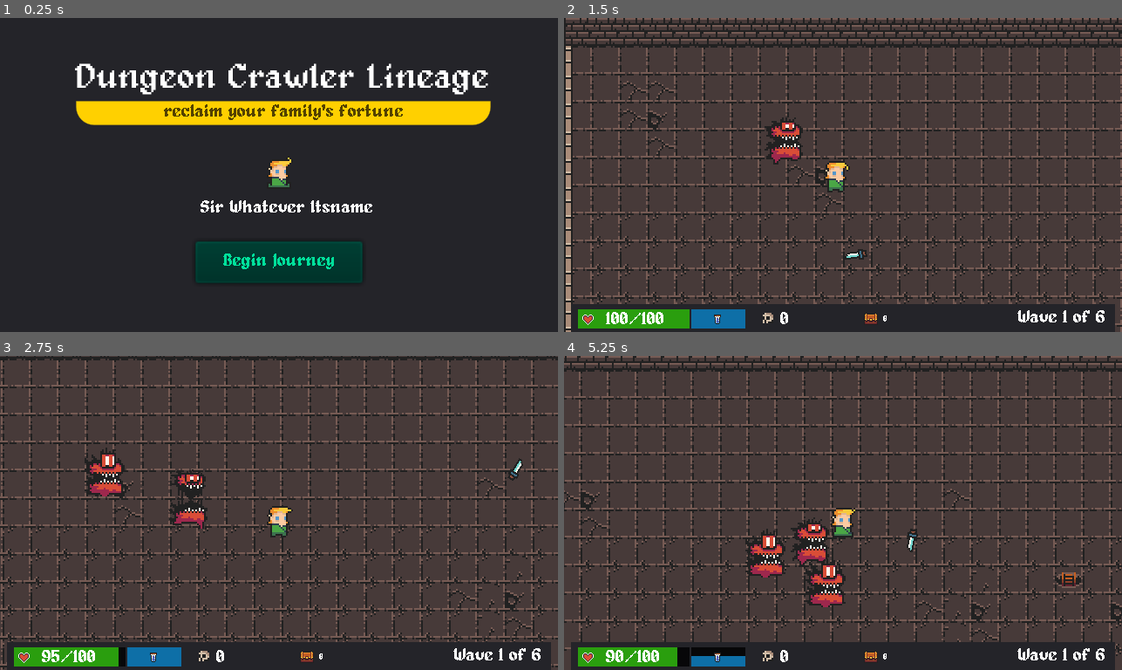
Above: before the commit, frames 1-4 (two rows, left to right).
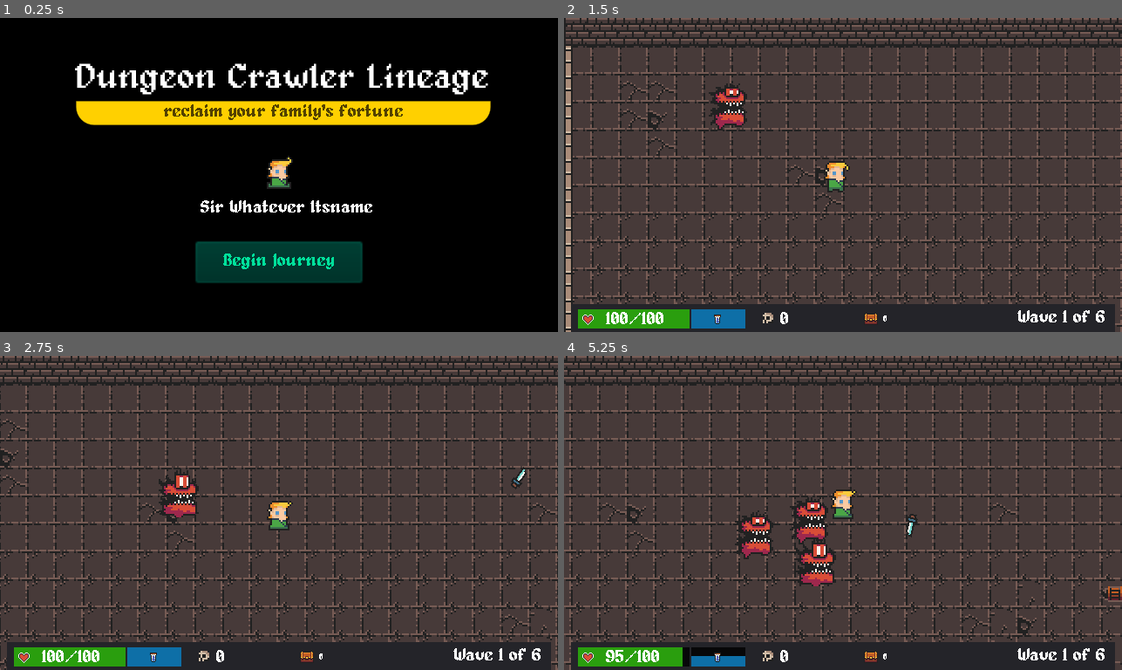
Above: after the commit, the same moments.

Repository: sandroscosta/uevora-dungeon-legacy
Game: Godot game, scene res://src/scenes/StartScreen.tscn
Two runs of this game, one before a commit and one after it. Both use one fixed random seed, a clock stepped at 60 frames per second and the inputs below.
Inputs (mouse positions are in pixels of both pictures, inside the frame that each line leads up to):
- Up to frame 1 (0.25 s): no input
- Up to frame 2 (1.5 s): click "Begin Journey" at 0.5 s; click (843, 203) at 1.25 s, where only the run after the commit has a clickable "HARD"
- Up to frame 3 (2.75 s): move the mouse to (401, 497) at 2.02 s; press the mouse at (401, 497) at 2.03 s; hold Right (ui_right) from 2.03 s (still down)
- Up to frame 4 (5.25 s): move the mouse to (731, 528) at 2.77 s; release Right (ui_right) at 2.78 s; release the mouse at (731, 528) at 2.78 s; hold Down (ui_down) 2.78-3.53 s; right-click (731, 528) at 2.85 s; move the mouse to (898, 443) at 3.52 s; press the mouse at (898, 443) at 3.53 s; hold Right (ui_right) 3.53-4.28 s; move the mouse to (815, 575) at 4.27 s; release the mouse at (815, 575) at 4.28 s; hold Up (ui_up) 4.28-5.03 s; right-click (815, 575) at 4.35 s; move the mouse to (1010, 560) at 5.02 s; press the mouse at (1010, 560) at 5.03 s; hold Left (ui_left) from 5.03 s (still down)

The runs differ from the first frame. In frame 1, 87% of the frame differs, in the area x 0-100%, y 0-100%; in frame 2, 1.5%; in frame 3, 34%; in frame 4, 34%.

Commit message:
feat: add game difficulty selection

Diff:
--- a/src/scenes/Game.tscn
+++ b/src/scenes/Game.tscn
@@ -27,7 +27,7 @@
 autostart = true
 
 [node name="ManaSpawnTimer" type="Timer" parent="."]
-wait_time = 10.0
+wait_time = 6.0
 autostart = true
 
 [connection signal="timeout" from="EnemySpawnTimer" to="." method="_on_EnemySpawnTimer_timeout"]
--- a/src/scenes/ManaFlask.tscn
+++ b/src/scenes/ManaFlask.tscn
@@ -4,7 +4,7 @@
 [ext_resource path="res://src/scripts/ManaFlask.gd" type="Script" id=2]
 
 [sub_resource type="RectangleShape2D" id=1]
-extents = Vector2( 4, 5.5 )
+extents = Vector2( 6, 7.5 )
 
 [node name="ManaFlask" type="Area2D"]
 script = ExtResource( 2 )
--- a/src/scenes/StartScreen.tscn
+++ b/src/scenes/StartScreen.tscn
@@ -1,8 +1,11 @@
-[gd_scene load_steps=6 format=2]
+[gd_scene load_steps=9 format=2]
 
 [ext_resource path="res://assets/fonts/alagard.ttf" type="DynamicFontData" id=1]
 [ext_resource path="res://assets/sprites/frames/elf_m_hit_anim_f0.png" type="Texture" id=2]
 [ext_resource path="res://src/scripts/StartScreen.gd" type="Script" id=3]
+
+[sub_resource type="StyleBoxFlat" id=3]
+bg_color = Color( 0, 0, 0, 1 )
 
 [sub_resource type="DynamicFont" id=1]
 size = 20
@@ -13,6 +16,19 @@
 corner_radius_bottom_right = 10
 corner_radius_bottom_left = 10
 
+[sub_resource type="StyleBoxFlat" id=4]
+bg_color = Color( 0, 0, 0, 0.882353 )
+border_width_top = 2
+border_width_bottom = 2
+border_color = Color( 1, 0.819608, 0, 1 )
+corner_radius_top_left = 10
+corner_radius_top_right = 10
+corner_radius_bottom_right = 10
+corner_radius_bottom_left = 10
+
+[sub_resource type="StyleBoxFlat" id=5]
+bg_color = Color( 0.137255, 0.137255, 0.137255, 1 )
+
 [node name="StartScreen" type="Control"]
 anchor_right = 1.0
 anchor_bottom = 1.0
@@ -21,6 +37,7 @@
 [node name="BackgroundPanel" type="Panel" parent="."]
 margin_right = 320.0
 margin_bottom = 181.0
+custom_styles/panel = SubResource( 3 )
 
 [node name="LabelYouDied" type="Label" parent="."]
 margin_left = 43.0
@@ -67,4 +84,31 @@
 custom_colors/font_color = Color( 0.333333, 0.262745, 0, 1 )
 text = "reclaim your family's fortune"
 
+[node name="DifficultyOption" type="Panel" parent="."]
+visible = false
+margin_left = 75.0
+margin_top = 17.0
+margin_right = 244.0
+margin_bottom = 162.0
+custom_styles/panel = SubResource( 4 )
+
+[node name="EasyButton" type="Button" parent="DifficultyOption"]
+margin_left = 47.0
+margin_top = 50.0
+margin_right = 122.0
+margin_bottom = 66.0
+custom_styles/normal = SubResource( 5 )
+text = "EASY"
+flat = true
+
+[node name="HardButton" type="Button" parent="DifficultyOption"]
+margin_left = 47.0
+margin_top = 82.0
+margin_right = 122.0
+margin_bottom = 98.0
+text = "HARD"
+flat = true
+
 [connection signal="pressed" from="StartButton" to="." method="_on_StartButton_pressed"]
+[connection signal="pressed" from="DifficultyOption/EasyButton" to="." method="_on_EasyButton_pressed"]
+[connection signal="pressed" from="DifficultyOption/HardButton" to="." method="_on_HardButton_pressed"]
--- a/src/scripts/Game.gd
+++ b/src/scripts/Game.gd
@@ -27,7 +27,7 @@
 
 func _on_ManaSpawnTimer_timeout():
 	var flask = ManaFlask.instance()
-	flask.position = Vector2(rng.randi_range(50, 200), rng.randi_range(50, 200))
+	flask.position = Vector2(rng.randi_range(50, 450), rng.randi_range(50, 180))
 	add_child(flask)
 
 
--- a/src/scripts/GameState.gd
+++ b/src/scripts/GameState.gd
@@ -1,18 +1,23 @@
 extends Node
 
 const MAX_ROUND_ENEMIES = 5
+const DEFAULT_MANA_VALUE = 2
+
+enum Difficulty {EASY, HARD}
 
 var random = RandomNumberGenerator.new()
 
 var player_hp: int = 100
 var _player_max_hp: int = 100 setget set_max_hp, get_max_hp
 var player_mana: int = 10
+var mana_value: int = DEFAULT_MANA_VALUE
 var treasure: int = 0
 var wave: int = 0
 var max_waves: int = 6
 var enemies_killed: int = 0
 var wave_enemy_kills: int = 0
 var spawn_num_enemies: int = MAX_ROUND_ENEMIES
+var game_difficulty = Difficulty.EASY
 
 var possible_titles = ["Captain", "Seaman", "King", "Sir", "Doctor", "Gunman"]
 var possible_first_names = ["Smartpants", "Christ", "Phasma", "Buhuu", "Pastry", "Wineman", "Vice"]
--- a/src/scripts/ManaFlask.gd
+++ b/src/scripts/ManaFlask.gd
@@ -1,9 +1,6 @@
 extends Area2D
 
-
-var mana_value = 2
-
-
+var mana_value = GameState.mana_value
 
 func _on_ManaFlask_body_entered(body):
 	if body.name == "Player":
--- a/src/scripts/StartScreen.gd
+++ b/src/scripts/StartScreen.gd
@@ -1,4 +1,15 @@
 extends Control
 
 func _on_StartButton_pressed():
+	#get_tree().change_scene("res://src/scenes/Game.tscn")
+	get_node("DifficultyOption").show()
+
+
+func _on_EasyButton_pressed():
+	GameState.game_difficulty = GameState.Difficulty.EASY
 	get_tree().change_scene("res://src/scenes/Game.tscn")
+
+
+func _on_HardButton_pressed():
+	GameState.game_difficulty = GameState.Difficulty.HARD
+	get_tree().change_scene("res://src/scenes/Game.tscn")
